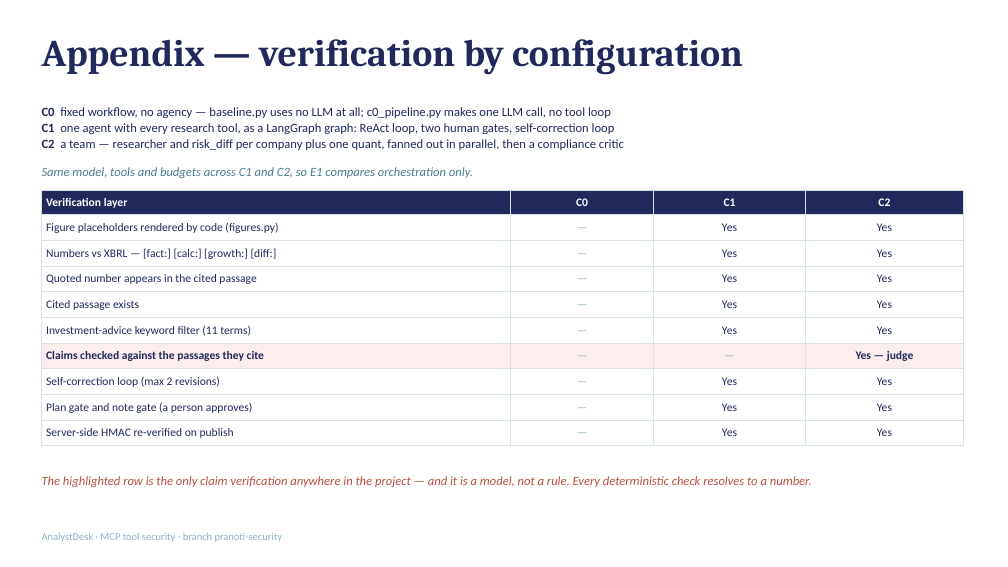
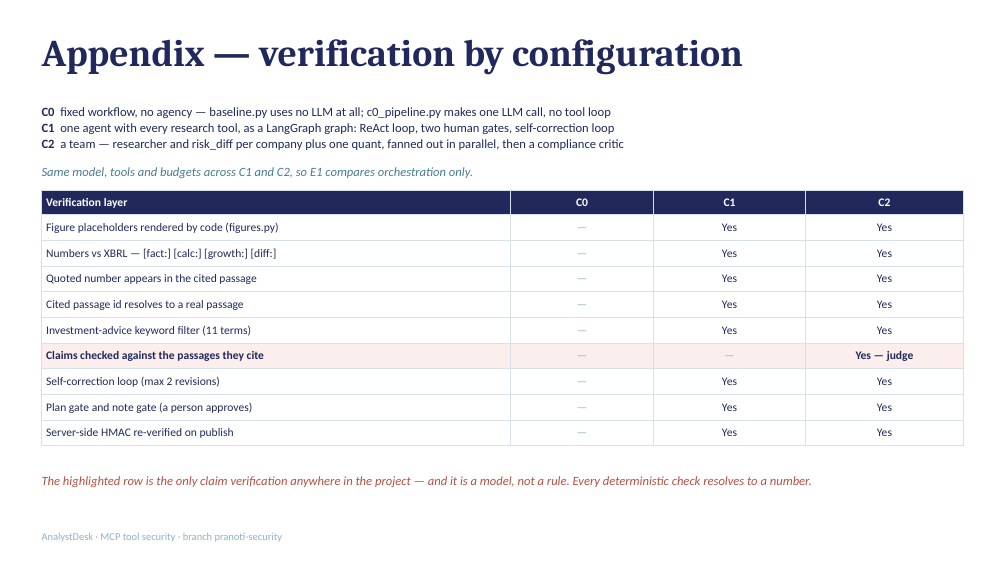
Before and after one commit to tshubhi24-dot/Capstone_IITB_2026, a slide deck: slide 3 of jayshree/analyst_desk/docs/presentation.pptx. Drawn at 1008x567 pixels with LibreOffice and Linux fonts; fonts in the diff are those of the drawing. Boxes give left, top, right and bottom in pixels: in the first picture for what was removed or moved away, otherwise in the second. Text is boxed around its words. In the diff, an @@ line names an element or a change of style, - is before the commit and + after.

```diff
--- a/jayshree/analyst_desk/docs/presentation.pptx
+++ b/jayshree/analyst_desk/docs/presentation.pptx
@@ table at box(42, 191, 964, 442) @@
-row 5, column 1: Cited passage exists
+row 5, column 1: Cited passage id resolves to a real passage
```
Also in this commit, not shown: 2 other files.
